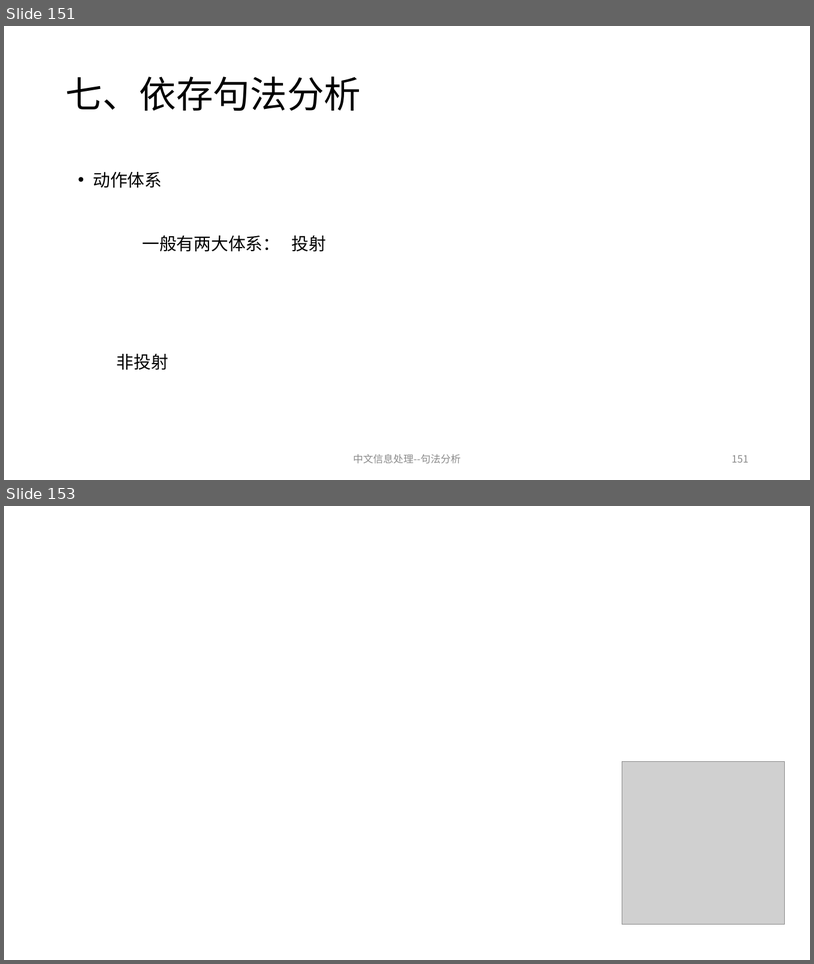
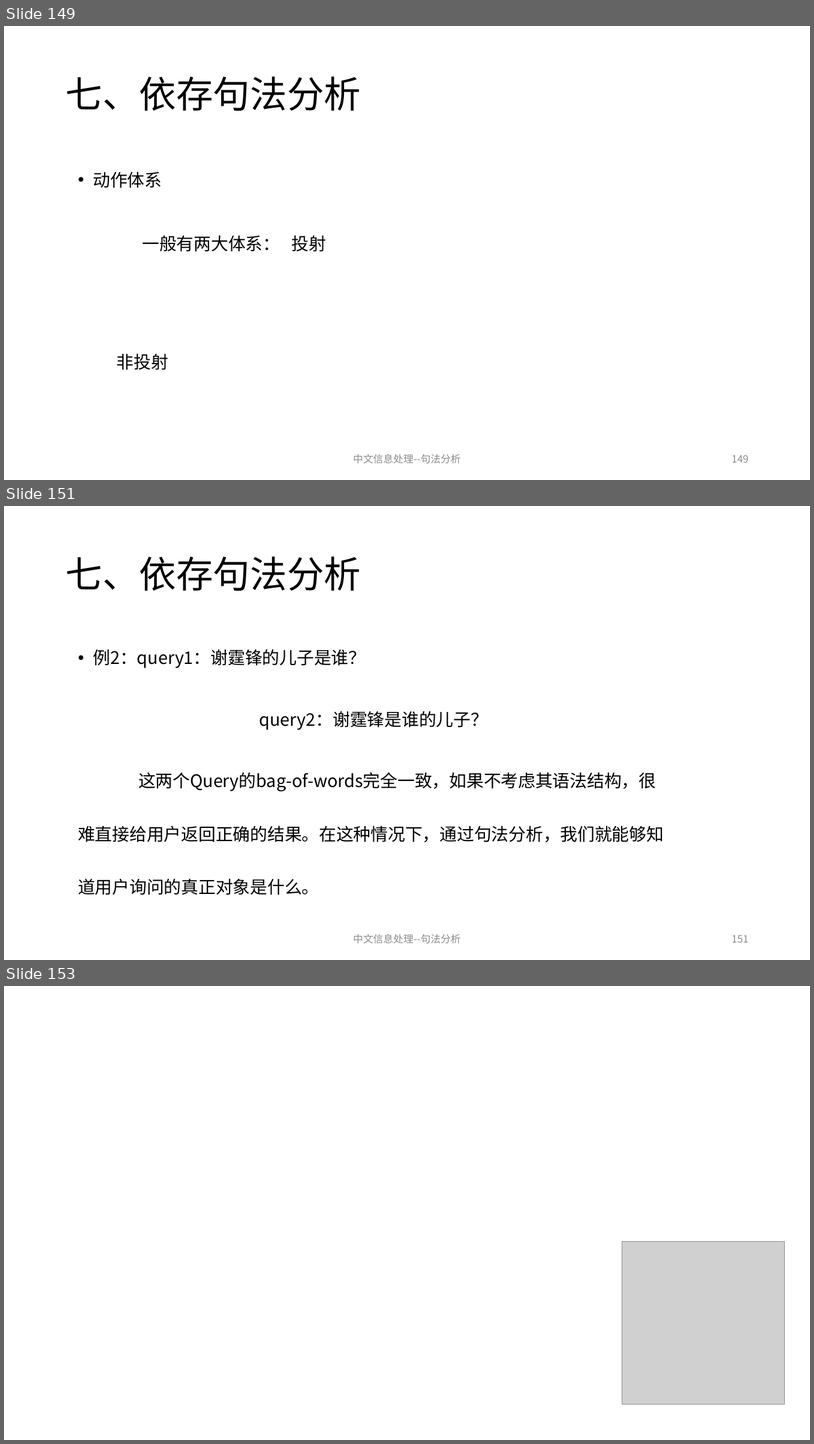
Before and after one commit to charlesXu86/Chatbot_CN, a slide deck: Chatbot_Doc/课程/NLP-6-句法分析.pptx. Shown one above the other, each under a label of ours: slides 151 and 153 before the commit, slides 149, 151 and 153 after it; the slides between them are not shown. The pictures are 814x964 and 814x1444 pixels, drawn with LibreOffice and Linux fonts; fonts in the diff are those of the drawing; grey boxes stand for pictures; background and template pictures are left out. Boxes give left, top, right and bottom in pixels: in the first picture for what was removed or moved away, otherwise in the second. Text is boxed around its words. In the diff, an @@ line names an element or a change of style, - is before the commit and + after.

Commit message:
句法分析

```diff
--- a/Chatbot_Doc/课程/NLP-6-句法分析.pptx
+++ b/Chatbot_Doc/课程/NLP-6-句法分析.pptx
@@ slide 151 added at [4, 506, 810, 960], background #FFFFFF @@
@@ title added at [65, 556, 361, 591], 44 pt, text #000000 @@
+七、依存句法分析
@@ text added at [78, 649, 664, 895], 20.6 pt, text #000000 @@
+• 例2：query1：谢霆锋的儿子是谁？
+query2：谢霆锋是谁的儿子？
+这两个Query的bag-of-words完全一致，如果不考虑其语法结构，很难直接给用户返回正确的结果。在这种情况下，通过句法分析，我们就能够知道用户询问的真正对象是什么。
@@ text added at [353, 934, 461, 943], 12 pt, text #8C8C8C @@
+中文信息处理--句法分析
@@ page number added at [732, 935, 749, 942], 12 pt, text #8C8C8C @@
+151
@@ what was slide 151 is now slide 149 @@
@@ page number at [732, 454, 749, 462]: text changed @@
-151
+149
```
Also in this commit, not shown: 3 slides changed, 1 slide removed.
